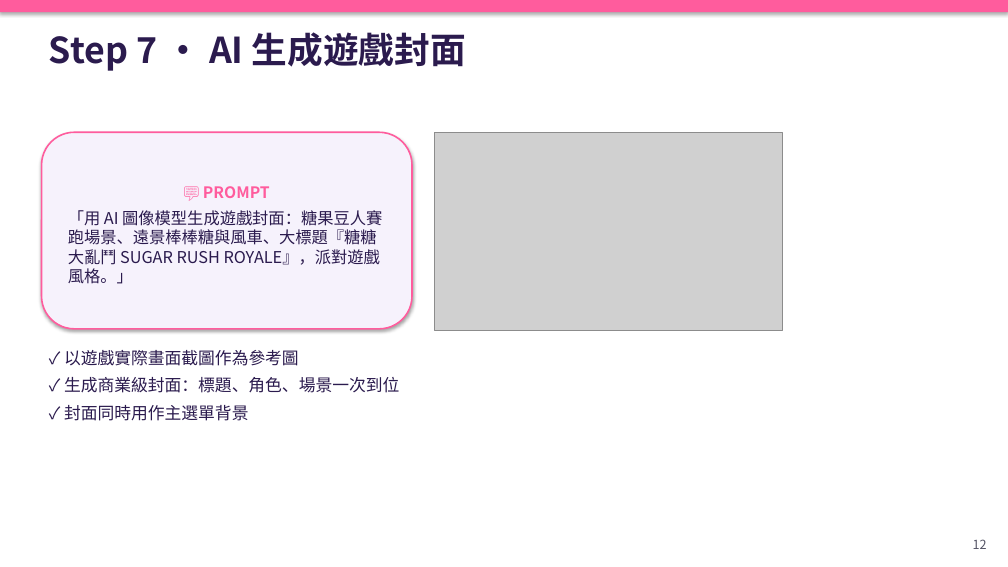
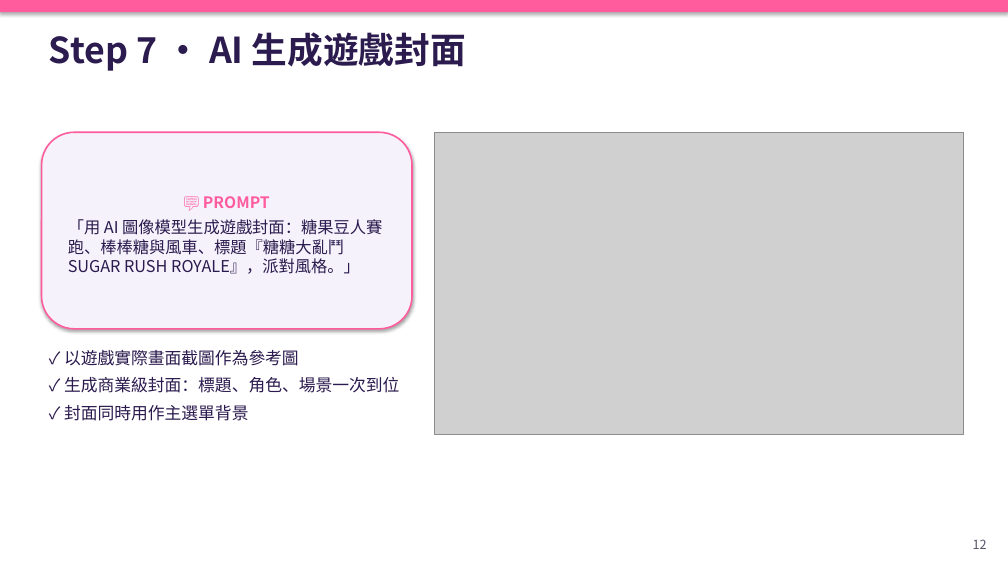
Before and after one commit to chengkaho98-svg/Mini3Dgame, a slide deck: slide 12 of 糖糖大亂鬥_AI開發Playbook.pptx. Drawn at 1008x567 pixels with LibreOffice and Linux fonts; fonts in the diff are those of the drawing; grey boxes stand for pictures. Boxes give left, top, right and bottom in pixels: in the first picture for what was removed or moved away, otherwise in the second. Text is boxed around its words. In the diff, an @@ line names an element or a change of style, - is before the commit and + after.

```diff
--- a/糖糖大亂鬥_AI開發Playbook.pptx
+++ b/糖糖大亂鬥_AI開發Playbook.pptx
@@ picture: place and size @@
-picture at [435,132,783,330]
+picture at [435,132,964,434]
@@ text in rounded rectangle at [68,219,382,274]: text changed @@
-「用 AI 圖像模型生成遊戲封面：糖果豆人賽跑場景、遠景棒棒糖與風車、大標題『糖糖大亂鬥 SUGAR RUSH ROYALE』，派對遊戲風格。」
+「用 AI 圖像模型生成遊戲封面：糖果豆人賽跑、棒棒糖與風車、標題『糖糖大亂鬥 SUGAR RUSH ROYALE』，派對風格。」
```
Also in this commit, not shown: 14 other slides changed, 18 other files.
